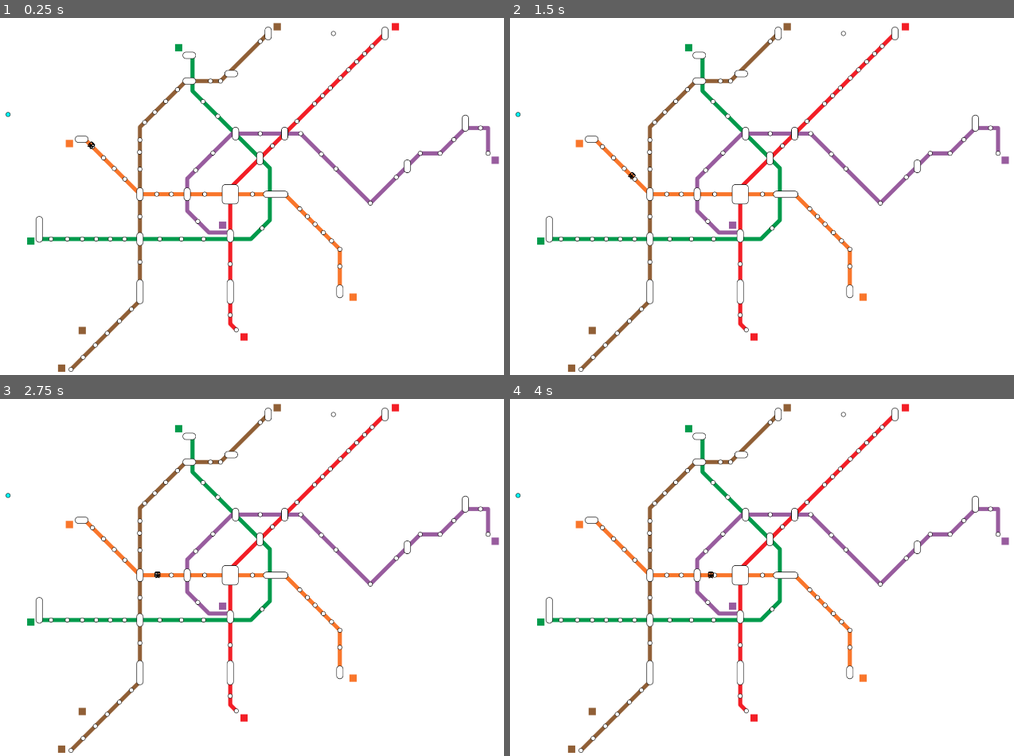
Above: before the commit, frames 1-4 (two rows, left to right).
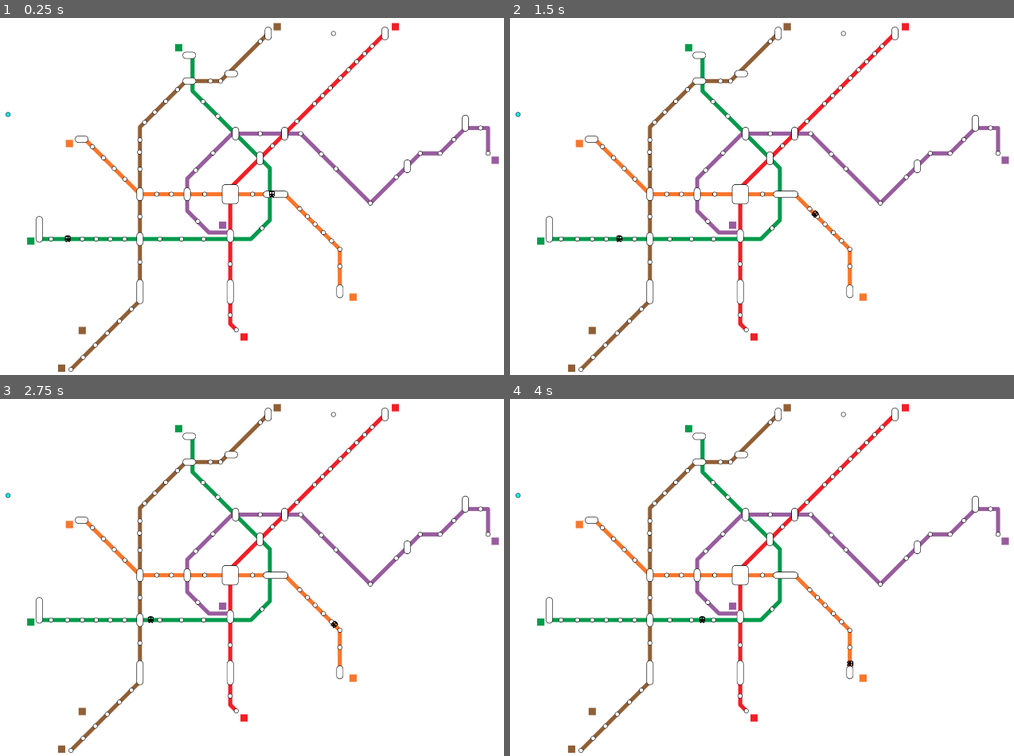
Above: after the commit, the same moments.

Repository: majohannsen/vienna-subway-map
Game: Godot game, scene res://main.tscn
Two runs of this game, one before a commit and one after it. Both use one fixed random seed, a clock stepped at 60 frames per second and the inputs below.
Inputs:
- Up to frame 1 (0.25 s): no input
- Up to frame 2 (1.5 s): no input
- Up to frame 3 (2.75 s): no input
- Up to frame 4 (4 s): no input

The runs differ from the first frame. In frame 1, less than 0.1% of the frame differs, in the area x 12-55%, y 34-63%; in frame 2, less than 0.1%; in frame 3, less than 0.1%, in the area x 29-68%, y 48-65%; in frame 4, less than 0.1%.

Commit message:
random start and pixel based speed

Diff:
--- a/PathFollow2D.gd
+++ b/PathFollow2D.gd
@@ -1,23 +1,24 @@
 extends PathFollow2D
 
-var t := 0.0
-var direction = false
+var t:float
+var direction:bool
+var speedFactor := 200
 
 # Called when the node enters the scene tree for the first time.
 func _ready():
-	pass # Replace with function body.
+	t = randf()*self.get_parent().get_curve().get_baked_length()
 
 
 # Called every frame. 'delta' is the elapsed time since the previous frame.
 func _process(delta):
 	if (direction):
-		t -= delta /10
+		t -= delta * speedFactor
 		if (t < 0):
 			t = 0
 			direction = !direction
 	else:
-		t += delta /10
-		if (t > 1):
-			t = 1
+		t += delta * speedFactor
+		if (t > self.get_parent().get_curve().get_baked_length()):
+			t = self.get_parent().get_curve().get_baked_length()
 			direction = !direction
-	self.progress_ratio = t
+	self.progress = t
--- a/main.tscn
+++ b/main.tscn
@@ -1,14 +1,19 @@
 [gd_scene load_steps=5 format=3 uid="uid://cp1svnycho8to"]
 
 [ext_resource type="Texture2D" uid="uid://cjy4yvntroibu" path="res://assets/U-Bahn Netz.svg" id="1_ers12"]
-[ext_resource type="Texture2D" uid="uid://dwqams5ecbxio" path="res://assets/train.svg" id="2_w2aly"]
-[ext_resource type="Script" path="res://PathFollow2D.gd" id="3_3ua2x"]
+[ext_resource type="PackedScene" uid="uid://cnl81e3tyh0fq" path="res://path_follower.tscn" id="2_ewujf"]
 
 [sub_resource type="Curve2D" id="Curve2D_x6a4t"]
 _data = {
 "points": PackedVector2Array(0, 0, 0, 0, 882, 737, 0, 0, 0, 0, 1213, 1067, 0, 0, 0, 0, 2088, 1069, 0, 0, 0, 0, 2419, 1402, 0, 0, 0, 0, 2419, 1676)
 }
 point_count = 5
+
+[sub_resource type="Curve2D" id="Curve2D_ajd41"]
+_data = {
+"points": PackedVector2Array(0, 0, 0, 0, 606, 1339, 0, 0, 0, 0, 1882, 1338, 0, 0, 0, 0, 1996, 1225, 0, 0, 0, 0, 1997, 913, 0, 0, 0, 0, 1530, 445, 0, 0, 0, 0, 1530, 229)
+}
+point_count = 6
 
 [node name="Node2D" type="Node2D"]
 
@@ -39,11 +44,11 @@
 [node name="Path2D U3" type="Path2D" parent="Control2"]
 curve = SubResource("Curve2D_x6a4t")
 
-[node name="PathFollow2D" type="PathFollow2D" parent="Control2/Path2D U3"]
-position = Vector2(882, 737)
-rotation = 0.783885
-script = ExtResource("3_3ua2x")
+[node name="PathFollow2D" parent="Control2/Path2D U3" instance=ExtResource("2_ewujf")]
 
-[node name="Train" type="Sprite2D" parent="Control2/Path2D U3/PathFollow2D"]
-scale = Vector2(2.14347, 2.14347)
-texture = ExtResource("2_w2aly")
+[node name="Path2D U4" type="Path2D" parent="Control2"]
+curve = SubResource("Curve2D_ajd41")
+
+[node name="PathFollow2D" parent="Control2/Path2D U4" instance=ExtResource("2_ewujf")]
+position = Vector2(606, 1339)
+rotation = -0.000783699
--- /dev/null
+++ b/path_follower.tscn
@@ -0,0 +1,17 @@
+[gd_scene load_steps=3 format=3 uid="uid://cnl81e3tyh0fq"]
+
+[ext_resource type="Script" path="res://PathFollow2D.gd" id="1_uyukp"]
+[ext_resource type="Texture2D" uid="uid://dwqams5ecbxio" path="res://assets/train.svg" id="2_4uxo0"]
+
+[node name="PathFollower" type="PathFollow2D"]
+position = Vector2(882, 737)
+rotation = 0.783885
+script = ExtResource("1_uyukp")
+
+[node name="Train" type="Sprite2D" parent="."]
+scale = Vector2(2.14347, 2.14347)
+texture = ExtResource("2_4uxo0")
+
+[node name="_Timer_69160" type="Timer" parent="."]
+wait_time = 0.2
+one_shot = true
